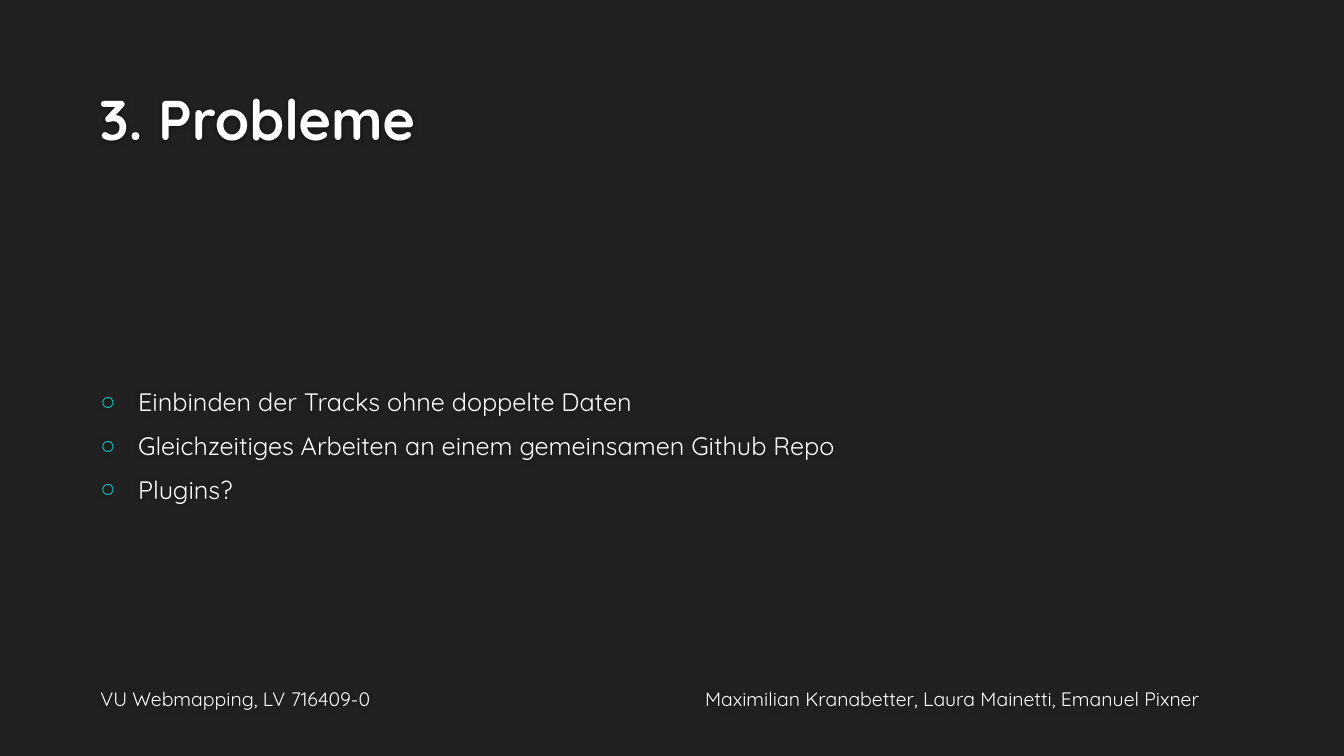
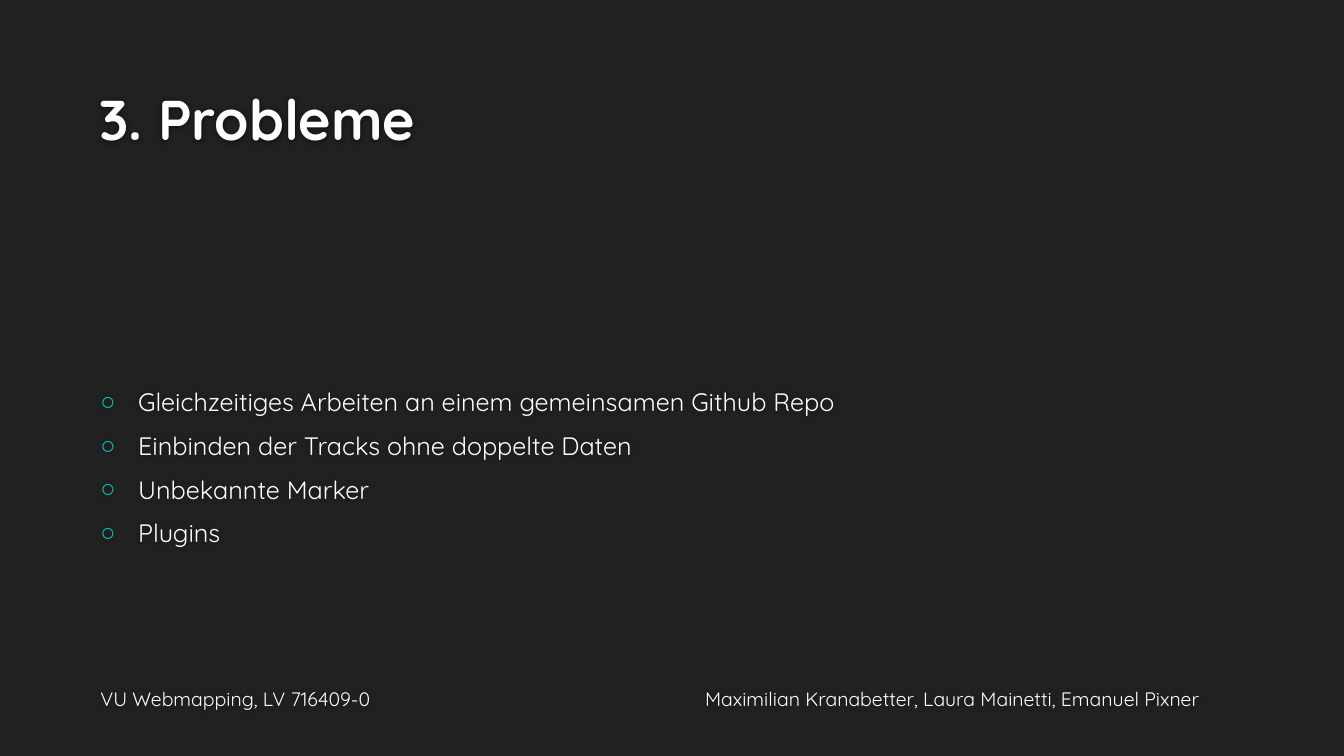
Before and after one commit to lauraMaxPixi/lauraMaxPixi.github.io, a slide deck: slide 4 of präsentation.pptx. Drawn at 1344x756 pixels with LibreOffice and Linux fonts; fonts in the diff are those of the drawing; background and template pictures are left out. Boxes give left, top, right and bottom in pixels: in the first picture for what was removed or moved away, otherwise in the second. Text is boxed around its words. In the diff, an @@ line names an element or a change of style, - is before the commit and + after.

```diff
--- a/präsentation.pptx
+++ b/präsentation.pptx
@@ text at [138, 392, 834, 416]: paragraph added @@
+○ Gleichzeitiges Arbeiten an einem gemeinsamen Github Repo
@@ text at [138, 480, 369, 547]: text changed @@
-○ Gleichzeitiges Arbeiten an einem gemeinsamen Github Repo
-○ Plugins?
+○ Unbekannte Marker
+○ Plugins
```
Also in this commit, not shown: 1 other slide changed, 4 other files.
